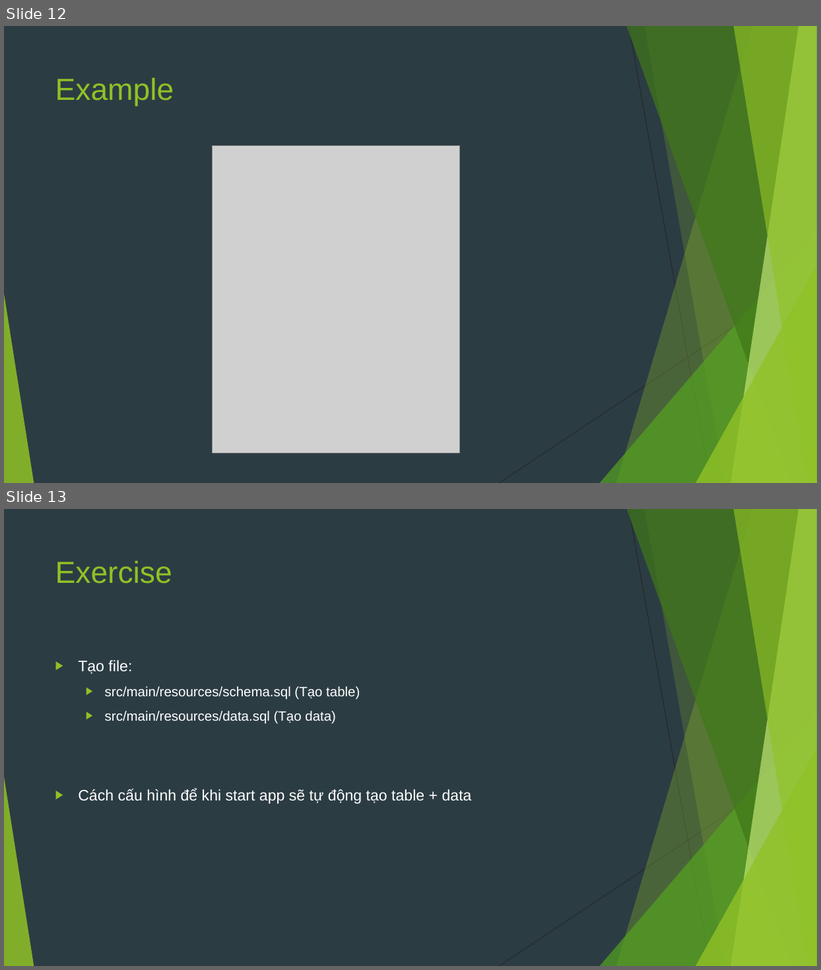
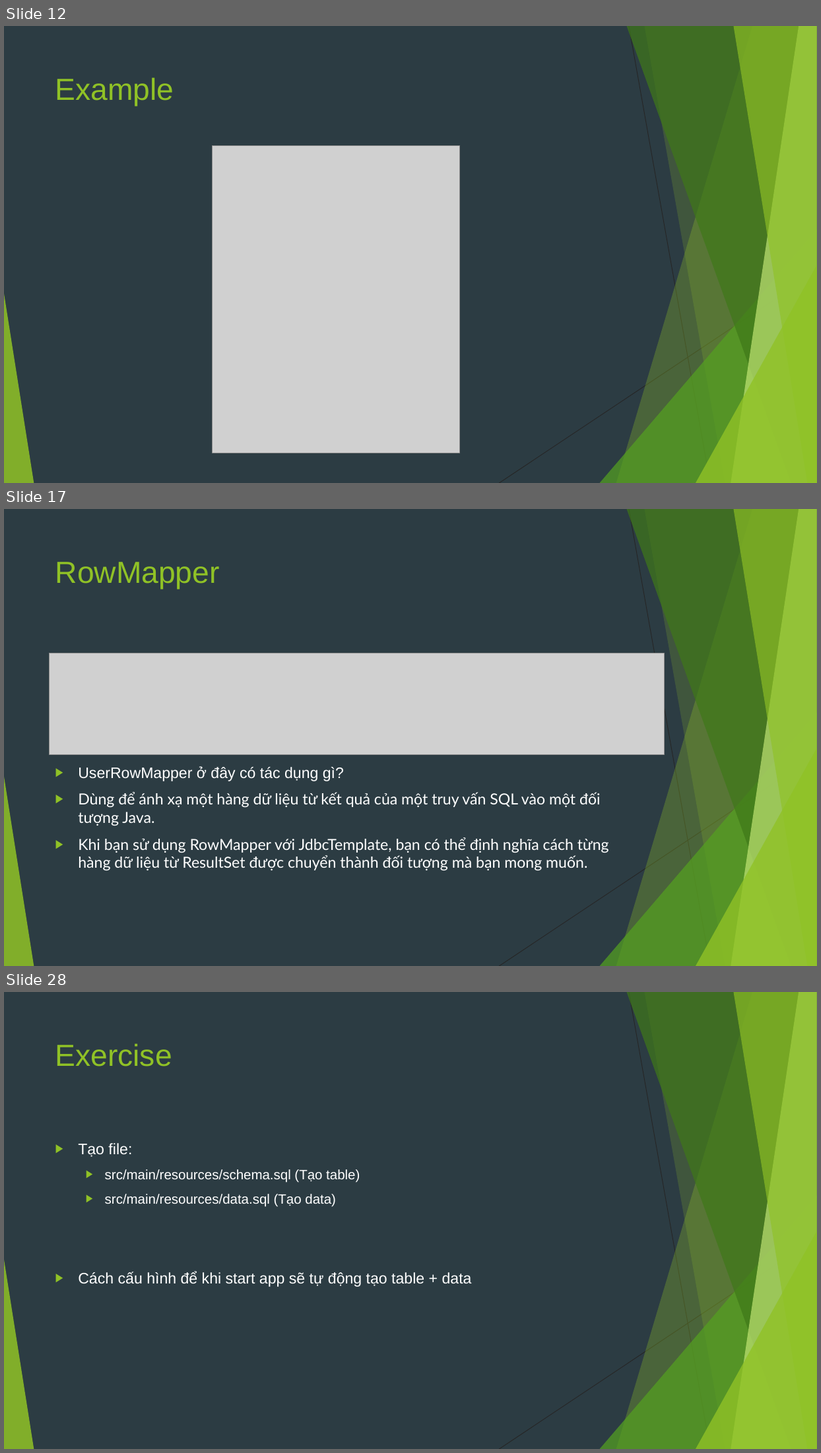
Before and after one commit to sobbingwind/SpringBoot, a slide deck: 05.JDBC.pptx. Shown one above the other, each under a label of ours: slides 12 and 13 before the commit, slides 12, 17 and 28 after it; the slides between them are not shown. The pictures are 821x970 and 821x1453 pixels, drawn with LibreOffice and Linux fonts; fonts in the diff are those of the drawing; grey boxes stand for pictures. Boxes give left, top, right and bottom in pixels: in the first picture for what was removed or moved away, otherwise in the second. Text is boxed around its words. In the diff, an @@ line names an element or a change of style, - is before the commit and + after.

```diff
--- a/05.JDBC.pptx
+++ b/05.JDBC.pptx
@@ slide 17 added at bbox=[4, 509, 817, 966], background #2C3C43; not listed: 10 template elements that a slide beside it also shows @@
@@ title added at bbox=[55, 562, 220, 590], 36 pt, text #90C226 @@
+RowMapper
@@ picture added at bbox=[49, 653, 664, 755] @@
@@ text added at bbox=[78, 766, 609, 871], 18 pt, text #FFFFFF @@
+▶ UserRowMapper ở đây có tác dụng gì?
+▶ Dùng để ánh xạ một hàng dữ liệu từ kết quả của một truy vấn SQL vào một đối tượng Java.
+▶ Khi bạn sử dụng RowMapper với JdbcTemplate, bạn có thể định nghĩa cách từng hàng dữ liệu từ ResultSet được chuyển thành đối tượng mà bạn mong muốn.
@@ what was slide 13 is now slide 28 @@
```
Also in this commit, not shown: 1 slide changed, 14 other slides added.
